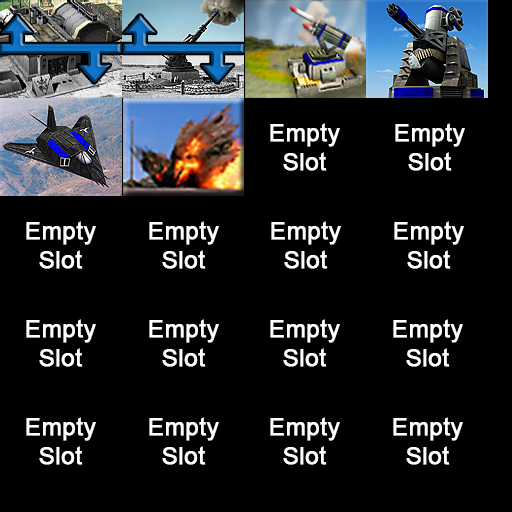
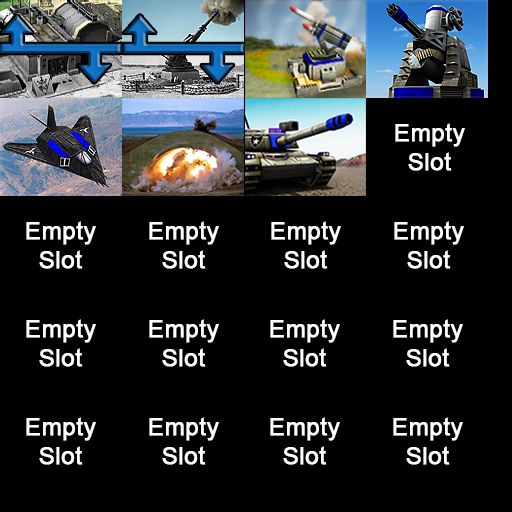
Layers edited between the first and the second 512 x 512 image:
painted on "Безымянный" (1st of 5) over [123, 98, 366, 196]
added layer "279791" above "Безымянный" over [122, 98, 244, 196]
